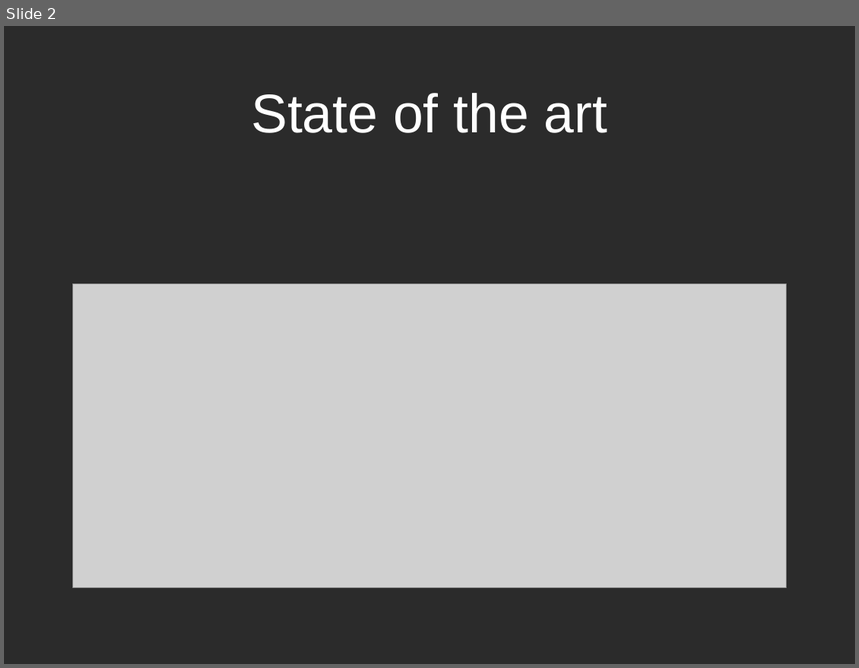
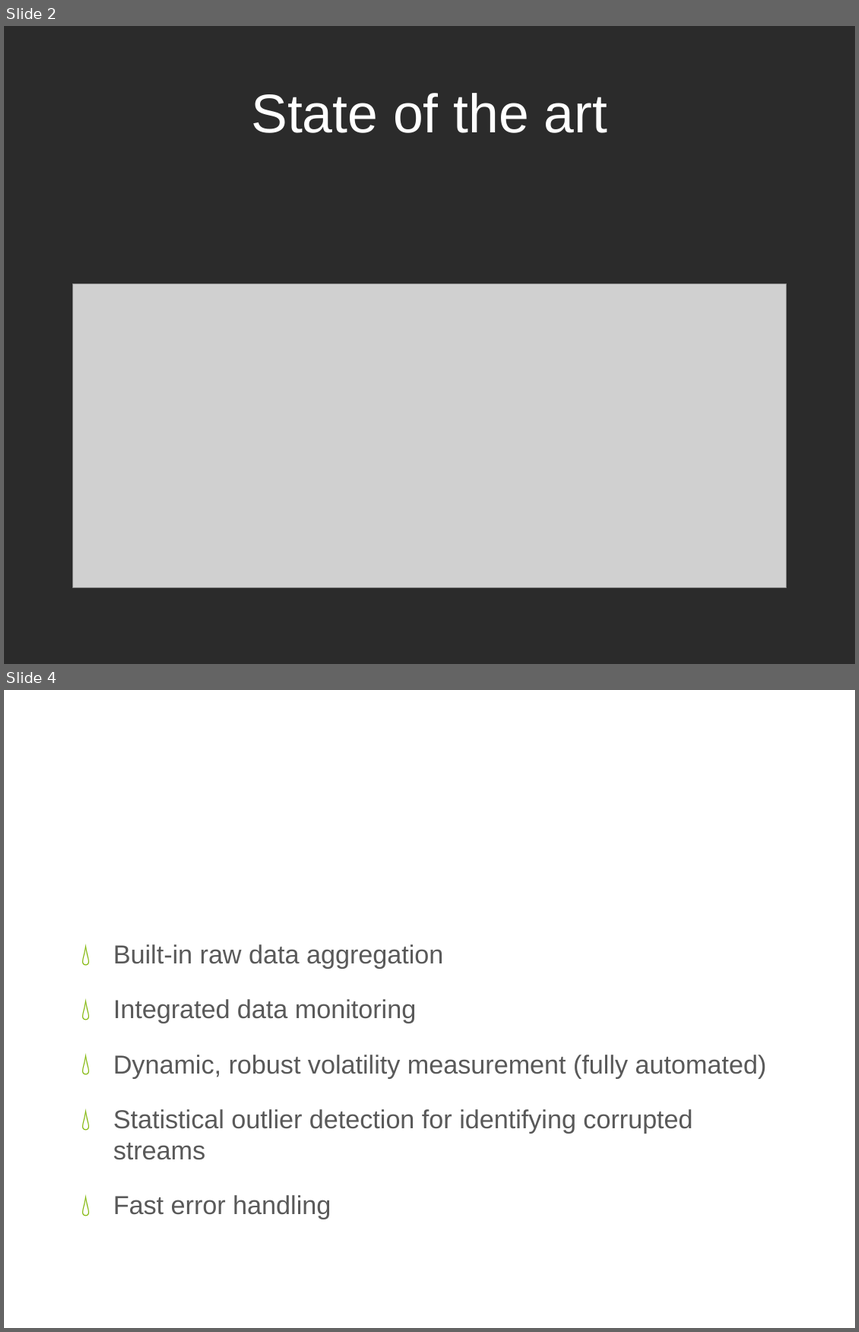
Before and after one commit to whitestguyiknow/affen, a slide deck: presentation/SEVEN.pptx. Shown one above the other, each under a label of ours: slide 2 before the commit, slides 2 and 4 after it; the slides between them are not shown. The pictures are 859x668 and 859x1332 pixels, drawn with LibreOffice and Linux fonts; fonts in the diff are those of the drawing; grey boxes stand for pictures; background and template pictures are left out; a plain dark background stands for a picture behind light text. Boxes give left, top, right and bottom in pixels: in the first picture for what was removed or moved away, otherwise in the second. Text is boxed around its words. In the diff, an @@ line names an element or a change of style, - is before the commit and + after.

```diff
--- a/presentation/SEVEN.pptx
+++ b/presentation/SEVEN.pptx
@@ slide 4 added at bbox=[4, 690, 855, 1328], background picture (left out) @@
@@ title added at bbox=[47, 723, 813, 829], 46 pt, text #FFFFFF @@
+What we offer
@@ text added at bbox=[113, 945, 767, 1220], 22 pt, text #595959 @@
+💧 Built-in raw data aggregation
+💧 Integrated data monitoring
+💧 Dynamic, robust volatility measurement (fully automated)
+💧 Statistical outlier detection for identifying corrupted streams
+💧 Fast error handling
```
Also in this commit, not shown: 1 slide changed, 2 other slides added, 1 slide removed.
